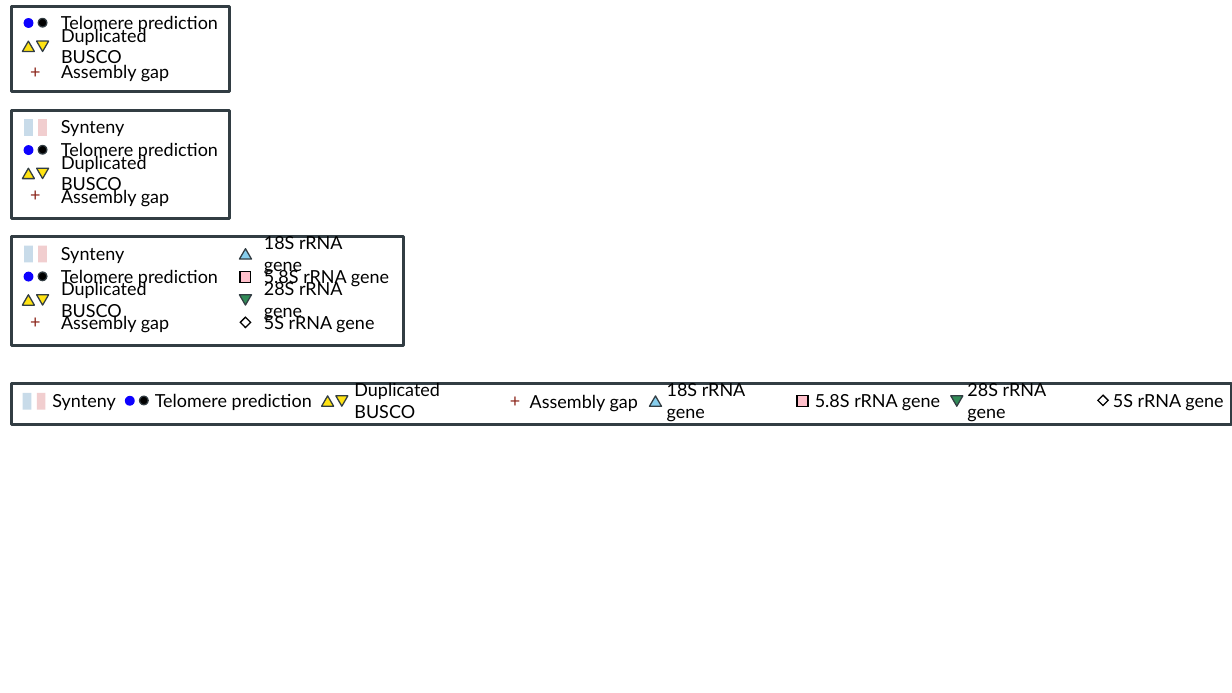
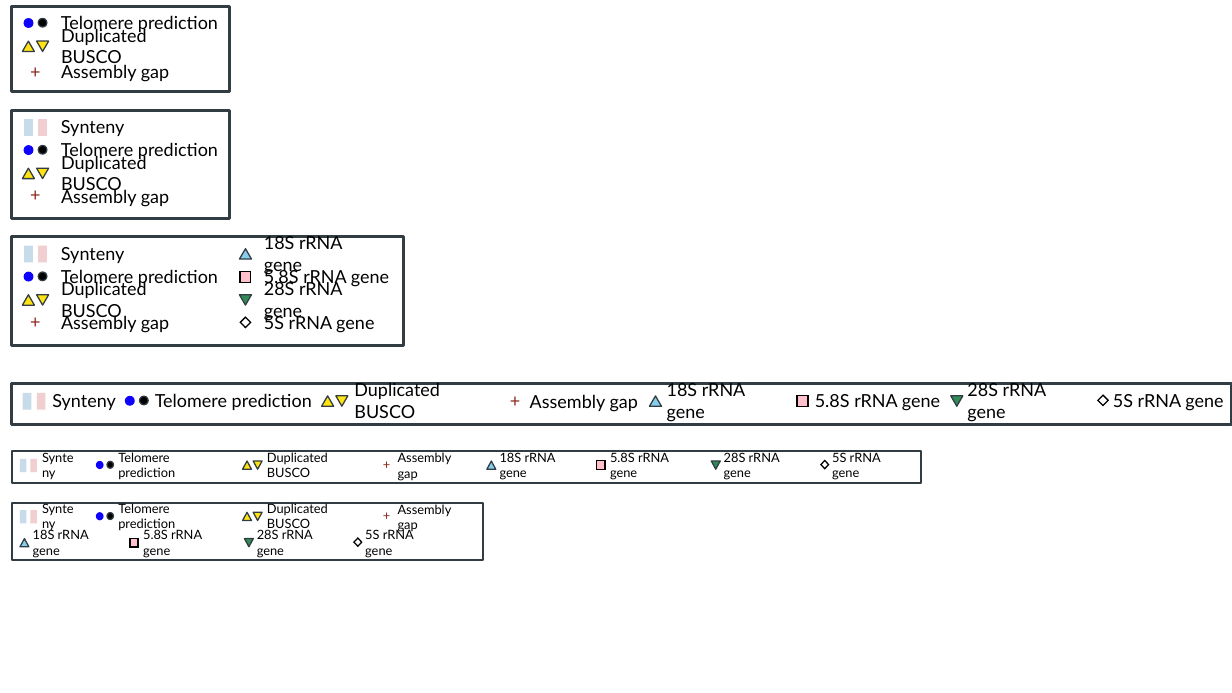
Before and after one commit to slimsuite/chromsyn, a slide deck: slide 1 of chromsyn_key.pptx. Drawn at 1232x693 pixels with LibreOffice and Linux fonts; fonts in the diff are those of the drawing. Boxes give left, top, right and bottom in pixels: in the first picture for what was removed or moved away, otherwise in the second. Text is boxed around its words. In the diff, an @@ line names an element or a change of style, - is before the commit and + after.

```diff
--- a/chromsyn_key.pptx
+++ b/chromsyn_key.pptx
@@ group added at [12, 451, 921, 484]: 9 texts, 4 rectangles, 4 triangles, 2 ellipses, 1 diamond @@
+Telomere prediction
+Duplicated BUSCO
+Assembly gap
++
+Synteny
+28S rRNA gene
+5S rRNA gene
+18S rRNA gene
+5.8S rRNA gene
@@ group added at [12, 502, 483, 560]: 9 texts, 4 rectangles, 4 triangles, 2 ellipses, 1 diamond @@
+Telomere prediction
+Duplicated BUSCO
+Assembly gap
++
+Synteny
+28S rRNA gene
+5S rRNA gene
+18S rRNA gene
+5.8S rRNA gene
```
Also in this commit, not shown: 3 other files.
